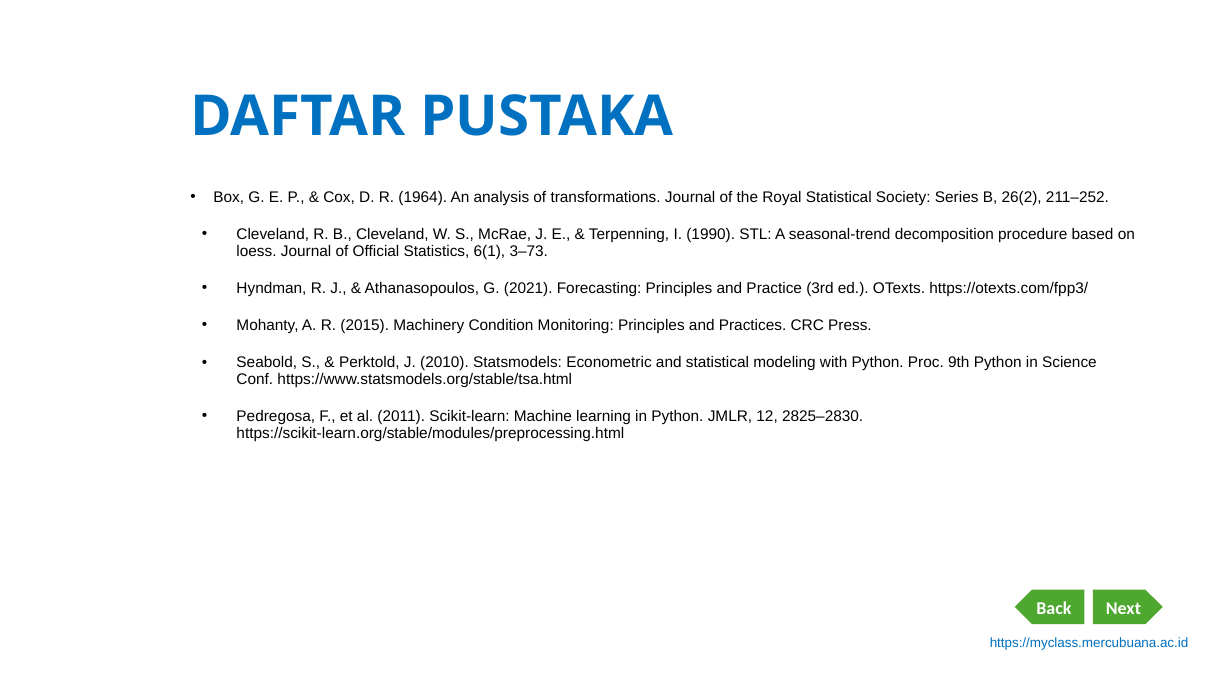
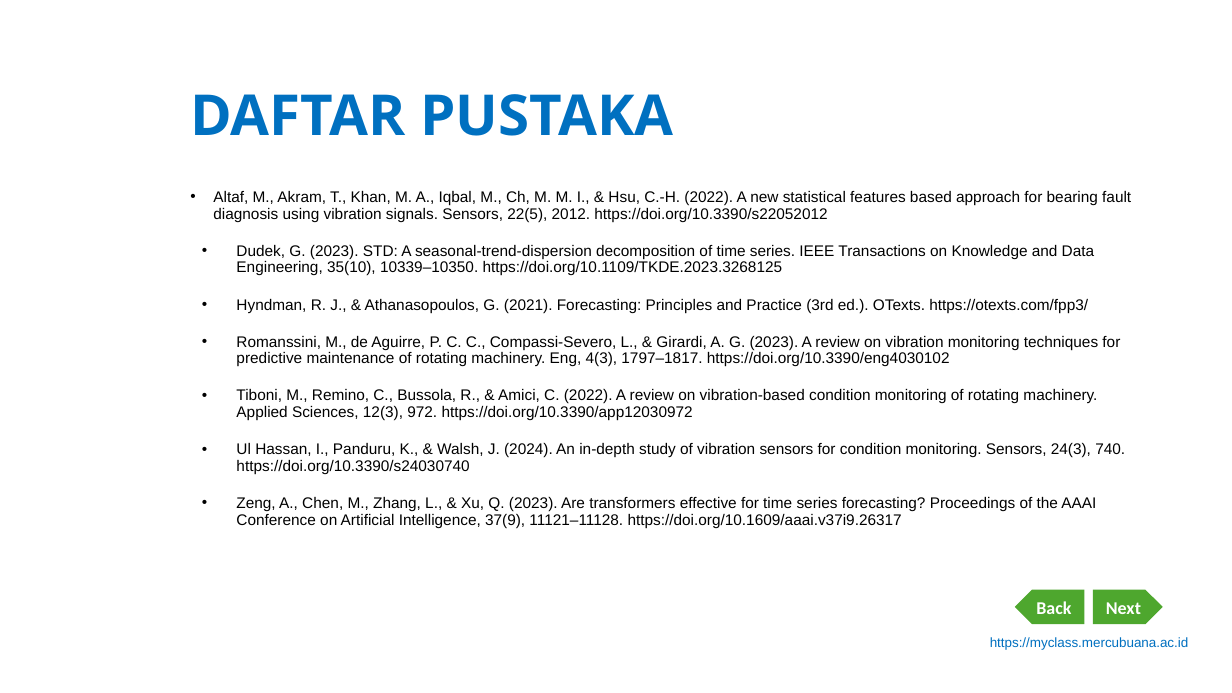
Before and after one commit to dedik-romahadi/Mechanical-Engineering-Courses, a slide deck: slide 11 of Optimalisasi-dan-Automasi/Modul-Word/Modul-1-Pengantar-Time-Series-Data.pptx. Drawn at 1232x693 pixels with LibreOffice and Linux fonts; fonts in the diff are those of the drawing; background and template pictures are left out. Boxes give left, top, right and bottom in pixels: in the first picture for what was removed or moved away, otherwise in the second. Text is boxed around its words. In the diff, an @@ line names an element or a change of style, - is before the commit and + after.

```diff
--- a/Optimalisasi-dan-Automasi/Modul-Word/Modul-1-Pengantar-Time-Series-Data.pptx
+++ b/Optimalisasi-dan-Automasi/Modul-Word/Modul-1-Pengantar-Time-Series-Data.pptx
@@ text at (213,191,1131,276): text changed @@
-• Box, G. E. P., & Cox, D. R. (1964). An analysis of transformations. Journal of the Royal Statistical Society: Series B, 26(2), 211–252.
-• Cleveland, R. B., Cleveland, W. S., McRae, J. E., & Terpenning, I. (1990). STL: A seasonal-trend decomposition procedure based on loess. Journal of Official Statistics, 6(1), 3–73.
+• Altaf, M., Akram, T., Khan, M. A., Iqbal, M., Ch, M. M. I., & Hsu, C.-H. (2022). A new statistical features based approach for bearing fault diagnosis using vibration signals. Sensors, 22(5), 2012. https://doi.org/10.3390/s22052012
+• Dudek, G. (2023). STD: A seasonal-trend-dispersion decomposition of time series. IEEE Transactions on Knowledge and Data Engineering, 35(10), 10339–10350. https://doi.org/10.1109/TKDE.2023.3268125
@@ text at (236,336,1125,528): text changed @@
-• Mohanty, A. R. (2015). Machinery Condition Monitoring: Principles and Practices. CRC Press.
-• Seabold, S., & Perktold, J. (2010). Statsmodels: Econometric and statistical modeling with Python. Proc. 9th Python in Science Conf. https://www.statsmodels.org/stable/tsa.html
-• Pedregosa, F., et al. (2011). Scikit-learn: Machine learning in Python. JMLR, 12, 2825–2830. https://scikit-learn.org/stable/modules/preprocessing.html
+• Romanssini, M., de Aguirre, P. C. C., Compassi-Severo, L., & Girardi, A. G. (2023). A review on vibration monitoring techniques for predictive maintenance of rotating machinery. Eng, 4(3), 1797–1817. https://doi.org/10.3390/eng4030102
+• Tiboni, M., Remino, C., Bussola, R., & Amici, C. (2022). A review on vibration-based condition monitoring of rotating machinery. Applied Sciences, 12(3), 972. https://doi.org/10.3390/app12030972
+• Ul Hassan, I., Panduru, K., & Walsh, J. (2024). An in-depth study of vibration sensors for condition monitoring. Sensors, 24(3), 740. https://doi.org/10.3390/s24030740
+• Zeng, A., Chen, M., Zhang, L., & Xu, Q. (2023). Are transformers effective for time series forecasting? Proceedings of the AAAI Conference on Artificial Intelligence, 37(9), 11121–11128. https://doi.org/10.1609/aaai.v37i9.26317
```
Also in this commit, not shown: 6 other slides changed.
